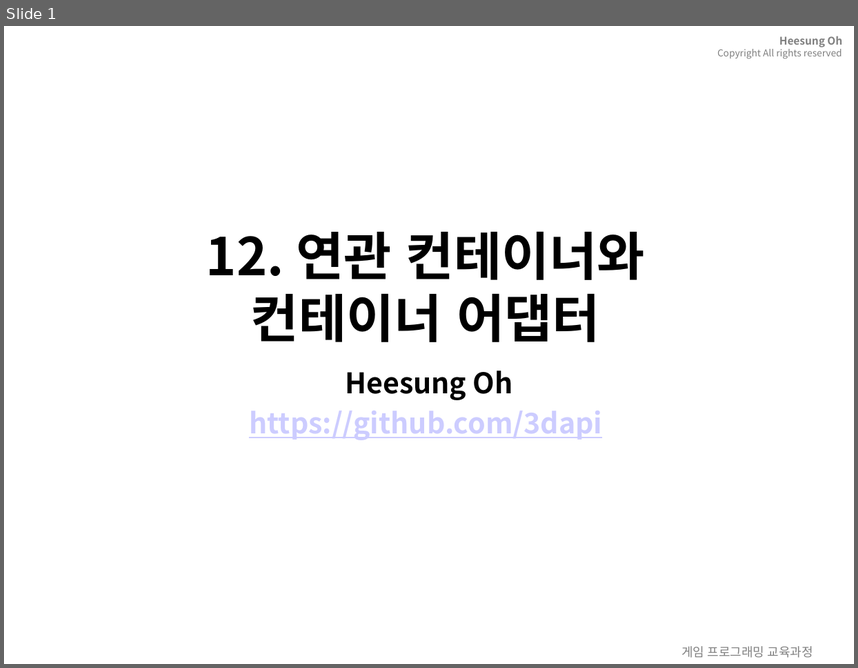
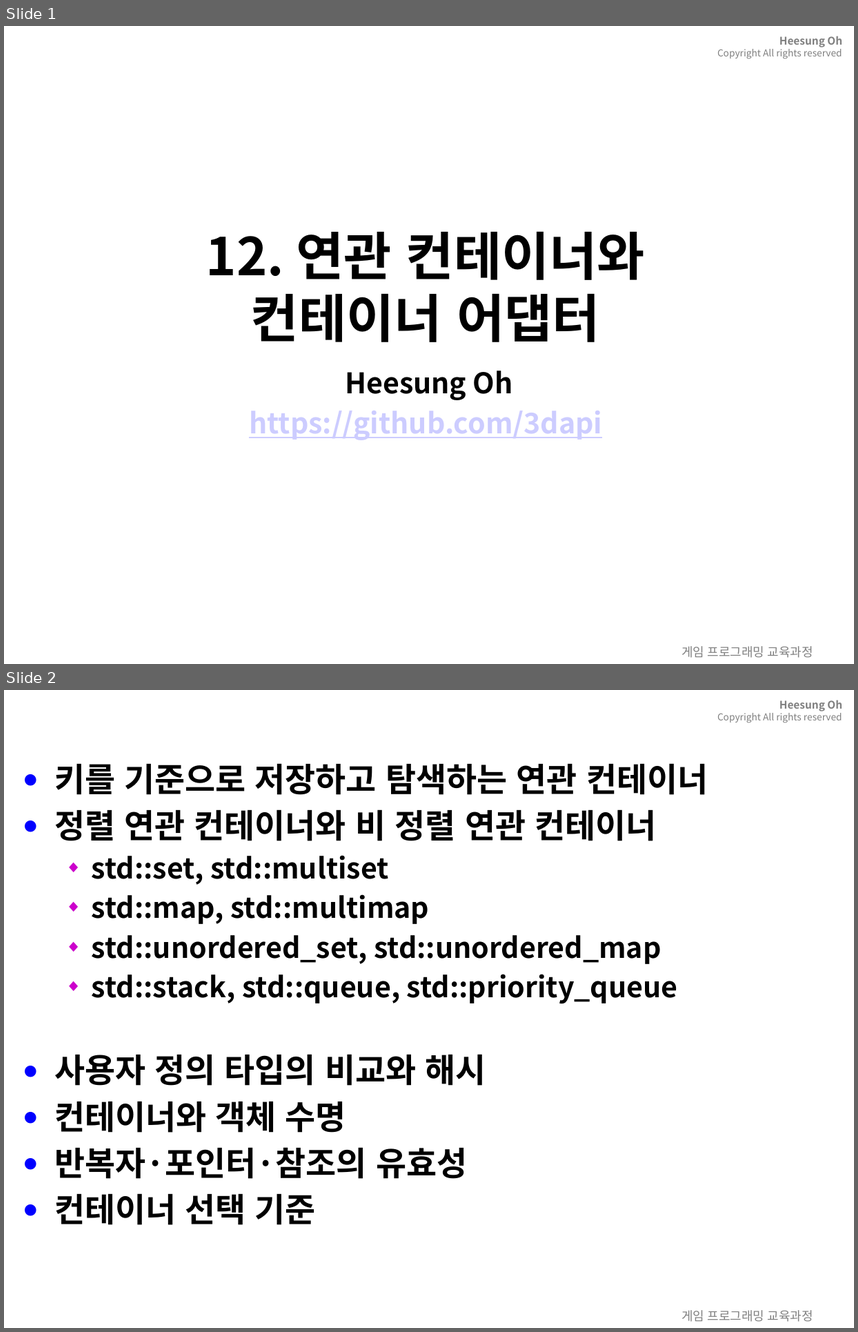
Before and after one commit to 3dapi/bs02_cpp, a slide deck: doc/ppt/12.associativeContainer.pptx. Shown one above the other, each under a label of ours: slide 1 before the commit, slides 1 and 2 after it. The pictures are 858x668 and 858x1332 pixels, drawn with LibreOffice and Linux fonts; fonts in the diff are those of the drawing; background and template pictures are left out. Boxes give left, top, right and bottom in pixels: in the first picture for what was removed or moved away, otherwise in the second. Text is boxed around its words. In the diff, an @@ line names an element or a change of style, - is before the commit and + after.

```diff
--- a/doc/ppt/12.associativeContainer.pptx
+++ b/doc/ppt/12.associativeContainer.pptx
@@ slide 2 added at box(4, 690, 854, 1328), background picture (left out); not listed: 2 template elements that a slide beside it also shows @@
@@ text added at box(54, 763, 708, 1225), 24 pt, text #000000, bold @@
+● 키를 기준으로 저장하고 탐색하는 연관 컨테이너
+● 정렬 연관 컨테이너와 비 정렬 연관 컨테이너
+  ◆ std::set, std::multiset
+  ◆ std::map, std::multimap
+  ◆ std::unordered_set, std::unordered_map
+  ◆ std::stack, std::queue, std::priority_queue
+● 사용자 정의 타입의 비교와 해시
+● 컨테이너와 객체 수명
+● 반복자·포인터·참조의 유효성
+● 컨테이너 선택 기준
@@ title added at box(54, 809, 656, 1179), 28 pt, text #FFFFFF, bold @@
+12. 연관 컨테이너와 컨테이너 어댑터
```
Also in this commit, not shown: 51 other slides added, 55 slides removed, 28 other files.
